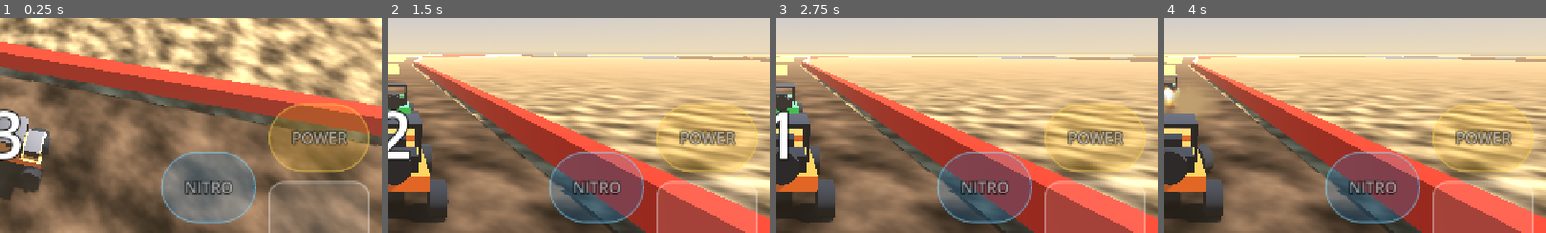
Above: before the commit, frames 1-4 (left to right).
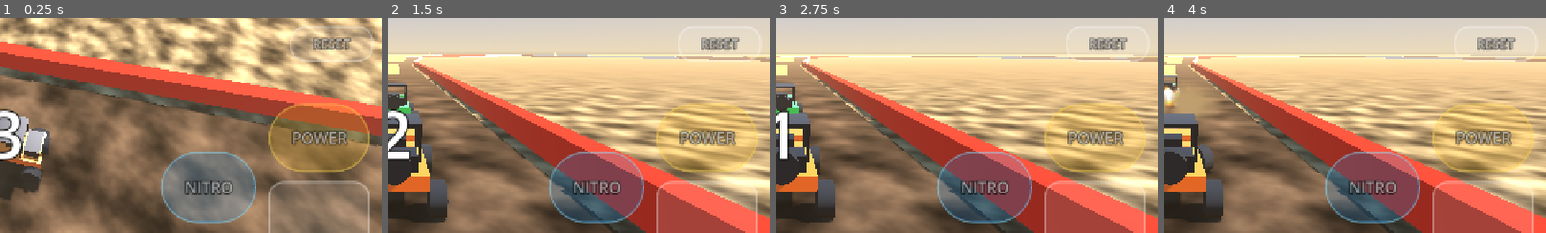
Above: after the commit, the same moments.

Repository: ran1979/offroad
Game: Godot game, scene res://scenes/tracks/offroad_track.tscn
Same seed, same stepped clock (60 frames per second), same inputs: the game is played once before the commit and once after it. This scene is started directly instead of the project's main scene.
Inputs (mouse positions are % of the whole screen's width and height, from its top left):
- Up to frame 1 (0.25 s): no input
- Up to frame 2 (1.5 s): move the mouse to (72, 45) at 0.52 s; hold Right (steer_right) 0.53-1.25 s; hold Space (nitro) 0.53-1.25 s; click (72, 45) at 0.67 s; drag from (30, 55) to (45, 70) at 1.27 s
- Up to frame 3 (2.75 s): move the mouse to (60, 28) at 2.02 s; hold Right (steer_right) from 2.03 s (still down); hold Space (nitro) from 2.03 s (still down); click (60, 28) at 2.17 s
- Up to frame 4 (4 s): release Right (steer_right) at 2.75 s; release Space (nitro) at 2.75 s; tap Enter at 2.75 s; drag from (45, 70) to (20, 35) at 2.77 s; move the mouse to (80, 65) at 3.52 s; hold Left (steer_left) from 3.53 s (still down); hold Space (nitro) from 3.53 s (still down); click (80, 65) at 3.67 s
The pictures show only the part of the screen within x 49-99%, y 23-73%; the shares and areas given below are measured in that part.

The runs differ from the first frame. In frame 1, 1.1% of the frame differs, in the area x 76-98%, y 3-21%; in frame 2, 0.7%; in frame 3, 0.7%; in frame 4, 0.7%.

Commit message:
Add manual car reset (R / RESET pad)
Respawns the player at the last checkpoint when stuck. Documented in
README; smoke test covers it.

Co-Authored-By: Claude Opus 5.5 <noreply@anthropic.com>

Diff:
--- a/project.godot
+++ b/project.godot
@@ -51,6 +51,10 @@
 "deadzone": 0.2,
 "events": [Object(InputEventKey,"resource_local_to_scene":false,"resource_name":"","device":-1,"window_id":0,"alt_press …(496 unchanged characters)…
 }
+reset_car={
+"deadzone": 0.2,
+"events": [Object(InputEventKey,"resource_local_to_scene":false,"resource_name":"","device":-1,"window_id":0,"alt_pressed":false,"shift_pressed":false,"ctrl_pressed":false,"meta_pressed":false,"pressed":false,"keycode":0,"physical_keycode":82,"key_label":0,"unicode":0,"location":0,"echo":false,"script":null)]
+}
 
 [input_devices]
 
--- a/scenes/ui/touch_controls.tscn
+++ b/scenes/ui/touch_controls.tscn
@@ -218,3 +218,24 @@
 text = "POWER"
 horizontal_alignment = 1
 vertical_alignment = 1
+
+[node name="reset_car" type="Panel" parent="Pads"]
+layout_mode = 1
+anchor_left = 1
+anchor_right = 1
+offset_left = -164
+offset_top = 180
+offset_right = -24
+offset_bottom = 240
+modulate = Color(1, 1, 1, 0.55)
+mouse_filter = 2
+theme_override_styles/panel = SubResource("pad")
+
+[node name="Label" type="Label" parent="Pads/reset_car"]
+layout_mode = 1
+anchor_right = 1
+anchor_bottom = 1
+theme_override_font_sizes/font_size = 22
+text = "RESET"
+horizontal_alignment = 1
+vertical_alignment = 1
--- a/scripts/car_base.gd
+++ b/scripts/car_base.gd
@@ -83,6 +83,8 @@
 		brake_input = Input.get_action_strength("brake")
 		nitro_input = Input.is_action_pressed("nitro")
 		power_input = Input.is_action_just_pressed("use_power")
+		if controls_enabled and Input.is_action_just_pressed("reset_car"):
+			respawn()  # manual unstick: back to the last checkpoint
 	if controls_enabled and power_input and power != "":
 		_use_power()
 	_boost_time = maxf(_boost_time - delta, 0.0)
--- a/tests/smoke_test.gd
+++ b/tests/smoke_test.gd
@@ -38,6 +38,12 @@
 		p._use_power()
 		if not rm.cars.slice(1).any(func(c): return c._stun_time > 0.0):
 			_fail("boom hit nobody")
+	if frame == 60 * 10:  # manual reset puts the player back at its last checkpoint
+		Input.action_press("reset_car")
+	if frame == 60 * 10 + 2:
+		Input.action_release("reset_car")
+		if p.global_position.distance_to(p.respawn_transform.origin) > 2.0:
+			_fail("reset_car did not respawn the player")
 	if frame == 60 * 9:
 		if peak_kmh < 60.0:
 			_fail("player too slow")
Not shown, changed: README.md
